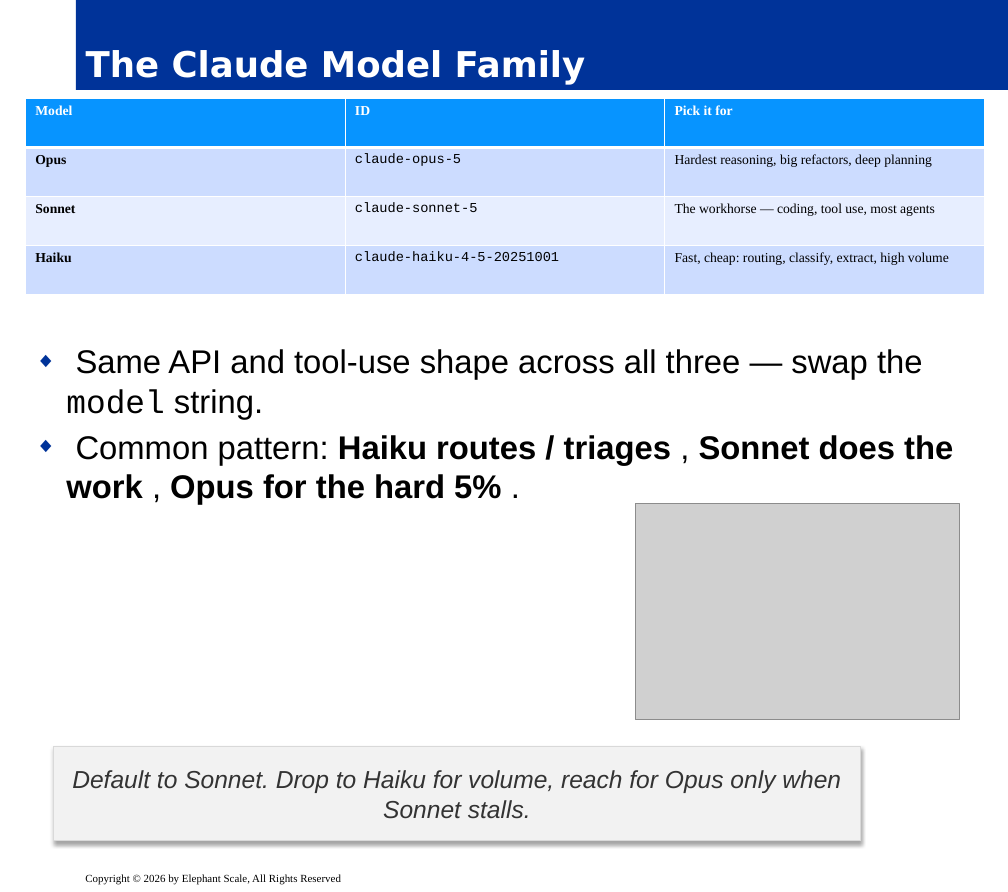
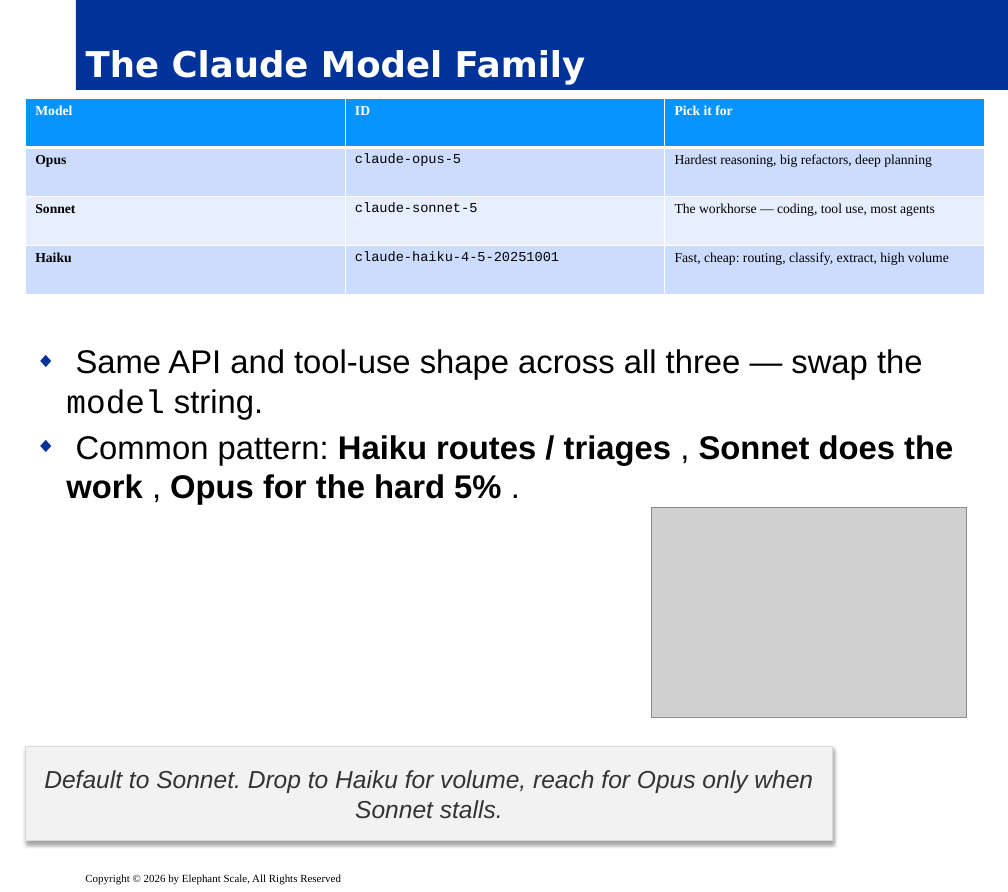
Before and after one commit to elephantscale/Building-Agentic-AI, a slide deck: slide 4 of slides/release/11-claude-agents.pptx. Drawn at 1008x892 pixels with LibreOffice and Linux fonts; fonts in the diff are those of the drawing; grey boxes stand for pictures; background and template pictures are left out. Boxes give left, top, right and bottom in pixels: in the first picture for what was removed or moved away, otherwise in the second. Text is boxed around its words. In the diff, an @@ line names an element or a change of style, - is before the commit and + after.

```diff
--- a/slides/release/11-claude-agents.pptx
+++ b/slides/release/11-claude-agents.pptx
@@ picture: place and size @@
-picture at box(635, 504, 959, 721)
+picture at box(651, 507, 967, 718)
@@ rectangle "Default to Sonnet. Drop to ...": place and size @@
-rectangle "Default to Sonnet. Drop to ..." at box(53, 747, 860, 842)
+rectangle "Default to Sonnet. Drop to ..." at box(26, 746, 833, 841)
```
Also in this commit, not shown: 12 other slides changed.
